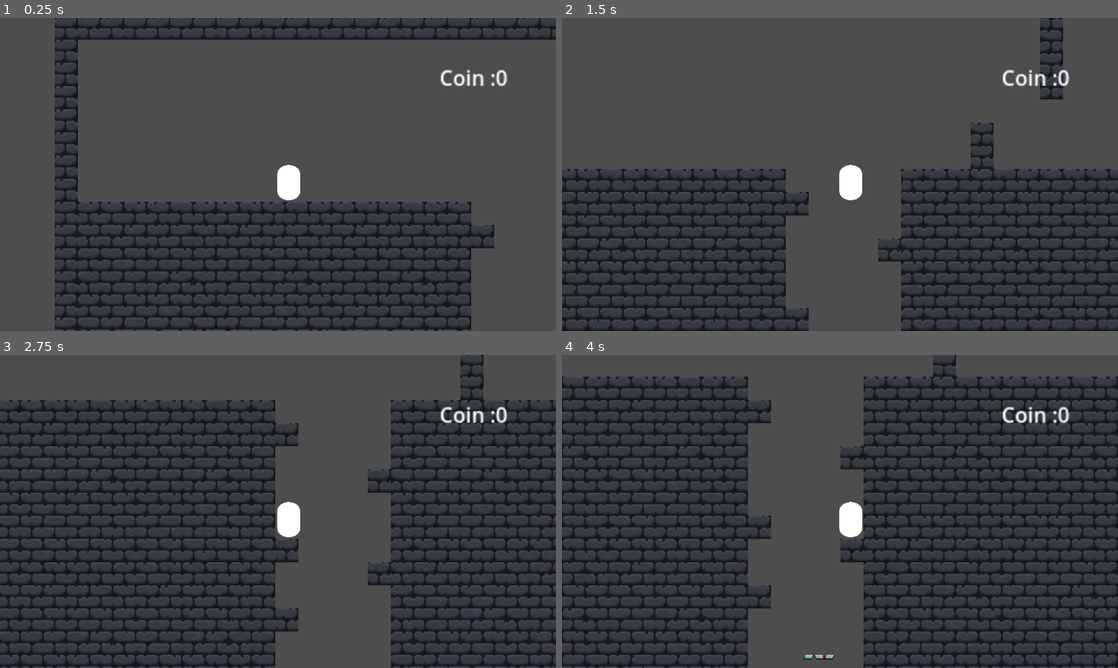
Above: before the commit, frames 1-4 (two rows, left to right).
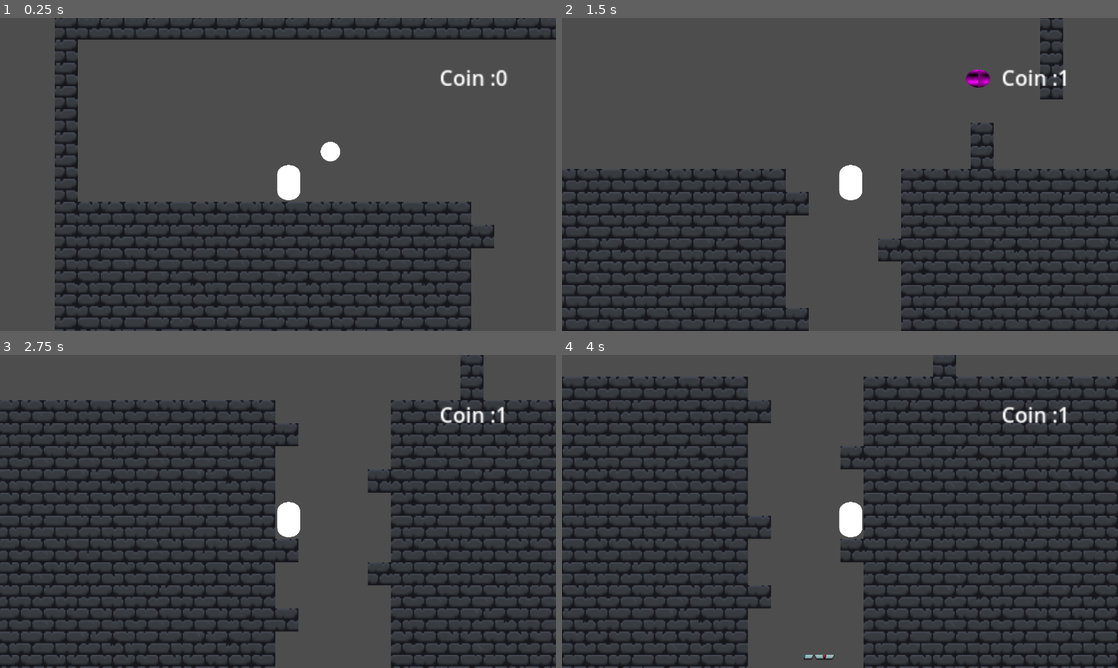
Above: after the commit, the same moments.

Repository: Xrime/Fall-Out
Game: Godot game, scene res://scenes/main_1.tscn
Two runs of this game, one before a commit and one after it. Both use one fixed random seed, a clock stepped at 60 frames per second and the inputs below. This scene is started directly instead of the project's main scene.
Inputs:
- Up to frame 1 (0.25 s): no input
- Up to frame 2 (1.5 s): tap Enter (ui_accept) at 0.5, 0.77 s; hold Right (Right) from 0.53 s (still down); tap Alt at 0.6 s; tap Shift at 1.35 s
- Up to frame 3 (2.75 s): tap Enter (ui_accept) at 1.52, 2 s; release Right (Right) at 2.03 s; hold Left (Left) from 2.03 s (still down); tap Alt at 2.1 s
- Up to frame 4 (4 s): tap Enter (ui_accept) at 2.75, 3.02, 3.5, 3.77 s; release Left (Left) at 2.78 s; hold Right (Right) from 2.78 s (still down); tap Shift at 2.85 s; tap Alt at 3.6 s

The runs differ from the first frame. In frame 1, 0.2% of the frame differs, in the area x 57-62%, y 39-46%; in frame 2, 0.3%, in the area x 72-92%, y 16-23%; in frame 3, less than 0.1%; in frame 4, less than 0.1%.

Commit message:
Adding the power up system to the game, it look like the coin system and also save on local but the difference is it uses dictionary instead so that i can add my power up

Diff:
--- a/coin.gd
+++ b/coin.gd
@@ -1,7 +1,20 @@
 extends Area2D
+
+@export var points :int
+@export var respawn_points : Array[Vector2]=[]
+
+func _ready() -> void:
+	connect("body_entered" ,Callable(self,"on_body_entered"))
+	randomize()
+	move_to_random_point()
 
 func _on_body_entered(body: Node2D) -> void:
 	if body.name == "player":
 		Global.add_coin(1)
 		queue_free()
 		print(Global.coins)
+
+func  move_to_random_point():
+	if respawn_points.size() >0:
+		var new_pos = respawn_points[randi() % respawn_points.size()]
+		global_position = new_pos
--- a/scenes/main_1.tscn
+++ b/scenes/main_1.tscn
@@ -6,6 +6,7 @@
 [ext_resource type="PackedScene" uid="uid://b7m1kvy4y0gah" path="res://scenes/landing_paddle.tscn" id="3_hx442"]
 [ext_resource type="PackedScene" uid="uid://bb21ayp1a7hb" path="res://scenes/coin.tscn" id="5_6wv7r"]
 [ext_resource type="PackedScene" uid="uid://novcyasc3r1j" path="res://scenes/bouncyplatform.tscn" id="6_m23dm"]
+[ext_resource type="PackedScene" uid="uid://ca3kowwls5ugl" path="res://scenes/power_up.tscn" id="7_ayvor"]
 
 [sub_resource type="TileSetAtlasSource" id="TileSetAtlasSource_qv23g"]
 texture = ExtResource("1_stv5y")
@@ -774,8 +775,12 @@
 
 [node name="coin" parent="." instance=ExtResource("5_6wv7r")]
 position = Vector2(818, 99)
+respawn_points = Array[Vector2]([Vector2(200, 90)])
 
 [node name="bouncyplatform" parent="." instance=ExtResource("6_m23dm")]
 position = Vector2(850, 130)
 
+[node name="Slow_fall_power_up" parent="." instance=ExtResource("7_ayvor")]
+position = Vector2(462, 64)
+
 [connection signal="body_entered" from="exitarea" to="." method="_on_exitarea_body_entered"]
--- /dev/null
+++ b/scenes/power_up.gd
@@ -0,0 +1,8 @@
+extends Area2D
+
+
+func _on_body_entered(body: Node2D) -> void:
+	if body.name=="player":
+		Global.add_power_ups("slow_motion" ,1)
+		queue_free()
+	print(Global.power_ups)
--- /dev/null
+++ b/scenes/power_up.tscn
@@ -0,0 +1,23 @@
+[gd_scene load_steps=5 format=3 uid="uid://ca3kowwls5ugl"]
+
+[ext_resource type="Script" uid="uid://f8g1i6rrwlva" path="res://scenes/power_up.gd" id="1_j7my0"]
+
+[sub_resource type="CircleShape2D" id="CircleShape2D_a6us8"]
+
+[sub_resource type="SphereMesh" id="SphereMesh_j7my0"]
+
+[sub_resource type="Texture2DRD" id="Texture2DRD_ig136"]
+
+[node name="Slow_fall_power_up" type="Area2D"]
+script = ExtResource("1_j7my0")
+
+[node name="CollisionShape2D" type="CollisionShape2D" parent="."]
+shape = SubResource("CircleShape2D_a6us8")
+
+[node name="MeshInstance2D" type="MeshInstance2D" parent="."]
+position = Vector2(1, 1)
+scale = Vector2(18.771, 13.75)
+mesh = SubResource("SphereMesh_j7my0")
+texture = SubResource("Texture2DRD_ig136")
+
+[connection signal="body_entered" from="." to="." method="_on_body_entered"]
--- a/script/global.gd
+++ b/script/global.gd
@@ -3,11 +3,14 @@
 var usetime = 3
 var tile_position
 
+var power_ups: Dictionary ={}
+var in_game_power_up = []
 var coins = 0
 var in_game_coin_count = 0
 
 func _ready() -> void:
 	load_coins()
+	load_power_ups()
 
 func  add_coin(amount : int):
 	coins+=amount
@@ -26,3 +29,29 @@
 		file.close()
 	else :
 		coins = 0
+#
+func add_power_ups(power_name : String , amount : int = 1):
+	if power_name in power_ups:
+		power_ups[power_name] += amount
+	else :
+		power_ups[power_name] = amount
+	save_power_ups()
+
+func use_power_uo(power_name : String):
+	if power_name in power_ups and power_ups[power_ups] > 0:
+		power_ups[power_name] -= 1
+		save_power_ups()
+		return true
+	return false
+
+func load_power_ups():
+	if FileAccess.file_exists("user://power_up_data.save"):
+		var file = FileAccess.open("user://power_up_data.save", FileAccess.READ)
+		power_ups =file.get_var()
+		file.close()
+	else:
+		power_ups ={}
+func save_power_ups():
+	var file = FileAccess.open("user://power_up_data.save", FileAccess.WRITE)
+	file.store_var(power_ups)
+	file.close()
--- a/script/player.gd
+++ b/script/player.gd
@@ -49,16 +49,7 @@
 					Global.fragile_tilemaps.erase(collider)
 					#Global.useime = 3
 	last_hit=current_hit
-#staticbody coll end
 
-	#var collision = move_and_collide(velocity*delta)
-	#if collision:
-		#print("acceleration")
-		#if collision.get_collider()==Global.fragile_tilemap:
-			#Global.useime-=1
-			#print("collide" , collision.get_collider())
-#falling
 	if falling_distance >= 100:
 		get_tree().set_meta("level_scene", get_tree().current_scene.scene_file_path)
 		get_tree().change_scene_to_packed(gameover_scene)
-#turing off difficulties to reduce testing time
Not shown: 1 places in scenes/main_1.tscn that only renumber resources
Not shown, added: scenes/power_up.gd.uid
